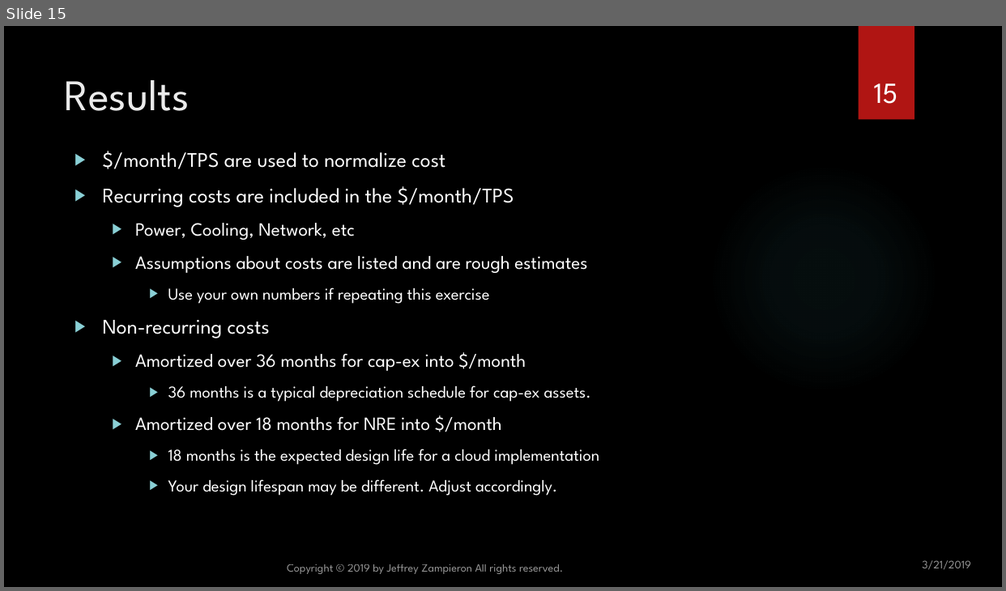
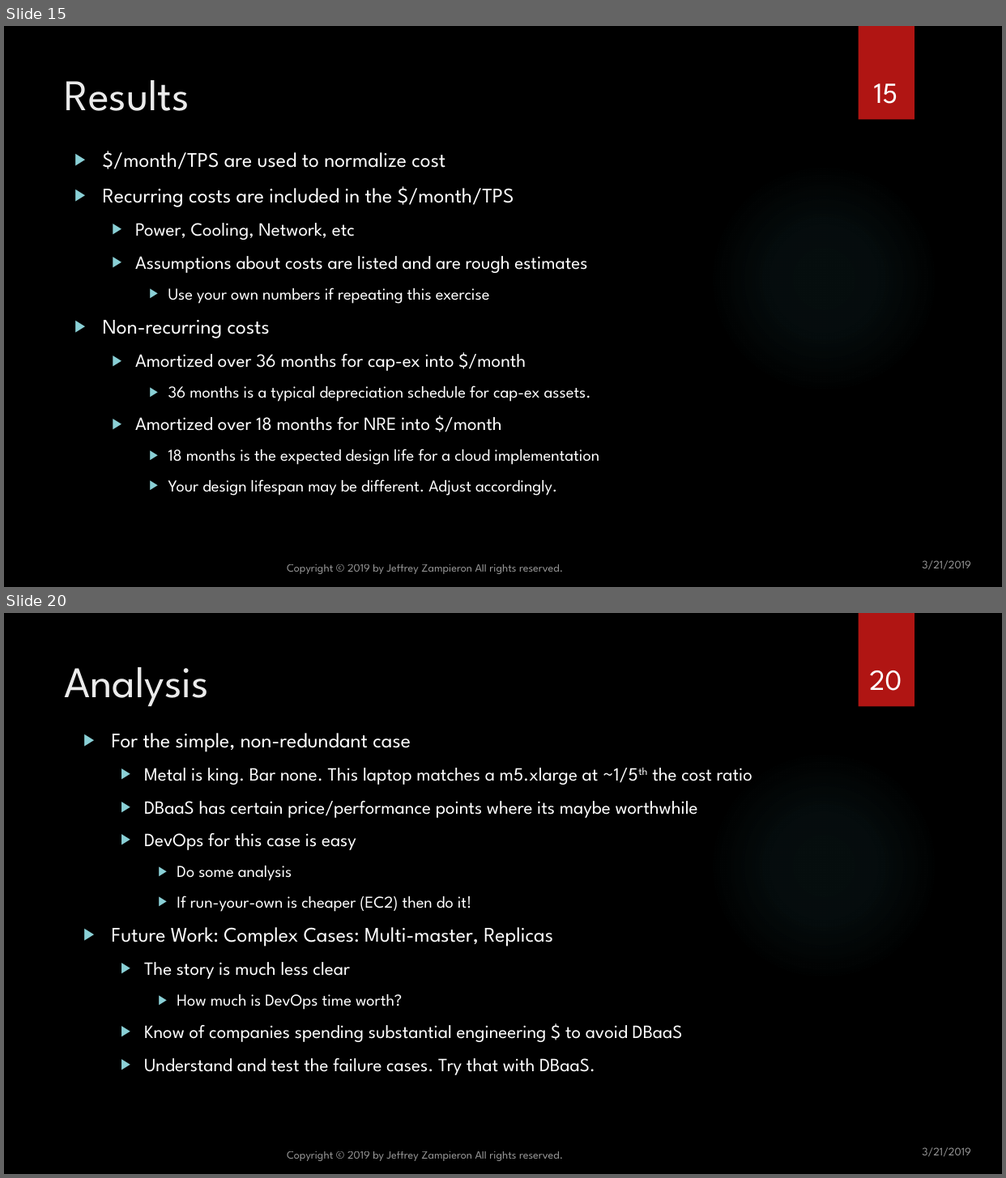
Before and after one commit to jzampieron/pgconf2019, a slide deck: presentation/JZ_PGConf2019.pptx. Shown one above the other, each under a label of ours: slide 15 before the commit, slides 15 and 20 after it; the slides between them are not shown. The pictures are 1006x591 and 1006x1178 pixels, drawn with LibreOffice and Linux fonts; fonts in the diff are those of the drawing; background and template pictures are left out. Boxes give left, top, right and bottom in pixels: in the first picture for what was removed or moved away, otherwise in the second. Text is boxed around its words. In the diff, an @@ line names an element or a change of style, - is before the commit and + after.

```diff
--- a/presentation/JZ_PGConf2019.pptx
+++ b/presentation/JZ_PGConf2019.pptx
@@ slide 20 added at [4, 613, 1002, 1174], background picture (left out); not listed: 2 template elements that a slide beside it also shows @@
@@ title added at [65, 667, 210, 707], 42 pt, text #EBEBEB @@
+Analysis
@@ page number added at [869, 671, 901, 691], 28 pt, text #FFFFFF @@
+20
@@ text added at [112, 733, 752, 1076], 18 pt, text #FFFFFF @@
+▶ For the simple, non-redundant case
+  ▶ Metal is king. Bar none. This laptop matches a m5.xlarge at ~1/5th the cost ratio
+  ▶ DBaaS has certain price/performance points where its maybe worthwhile
+  ▶ DevOps for this case is easy
+    ▶ Do some analysis
+    ▶ If run-your-own is cheaper (EC2) then do it!
+▶ Future Work: Complex Cases: Multi-master, Replicas
+  ▶ The story is much less clear
+    ▶ How much is DevOps time worth?
+  ▶ Know of companies spending substantial engineering $ to avoid DBaaS
+  ▶ Understand and test the failure cases. Try that with DBaaS.
@@ text added at [287, 1152, 563, 1161], 11 pt, text #FFFFFF at 60% opacity @@
+Copyright © 2019 by Jeffrey Zampieron All rights reserved.
@@ text added at [922, 1148, 970, 1157], 11 pt, text #FFFFFF at 60% opacity @@
+3/21/2019
```
Also in this commit, not shown: 6 slides changed, 4 other slides added, 1 other file.
